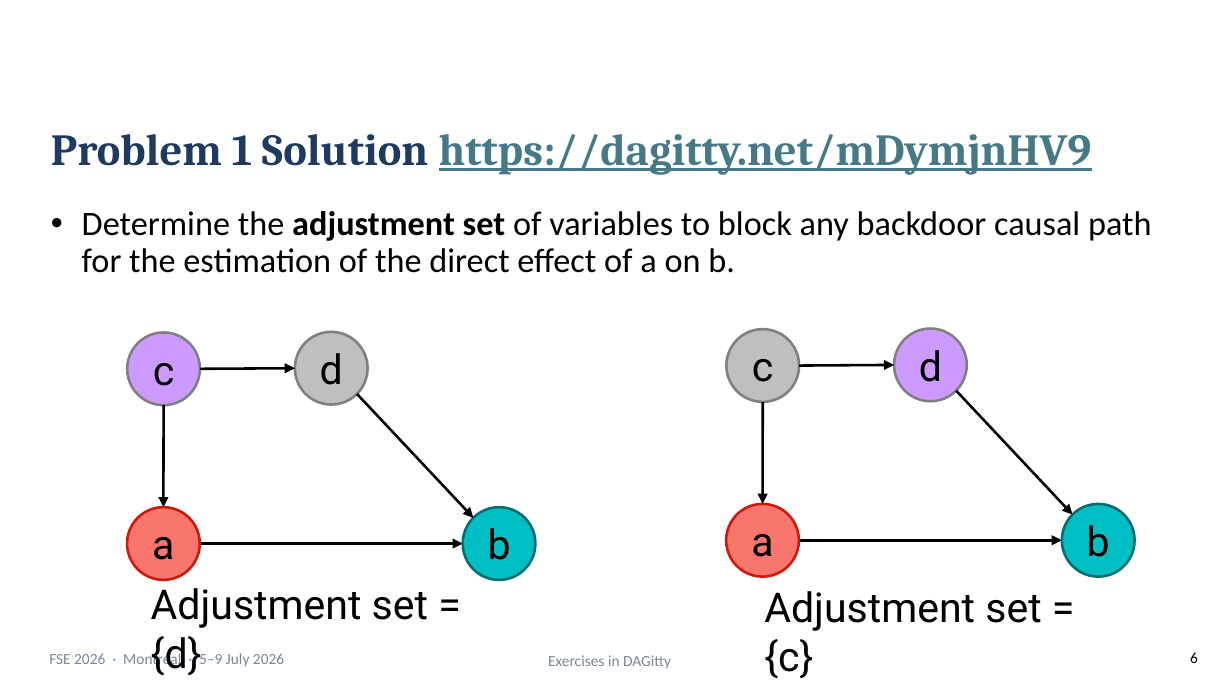
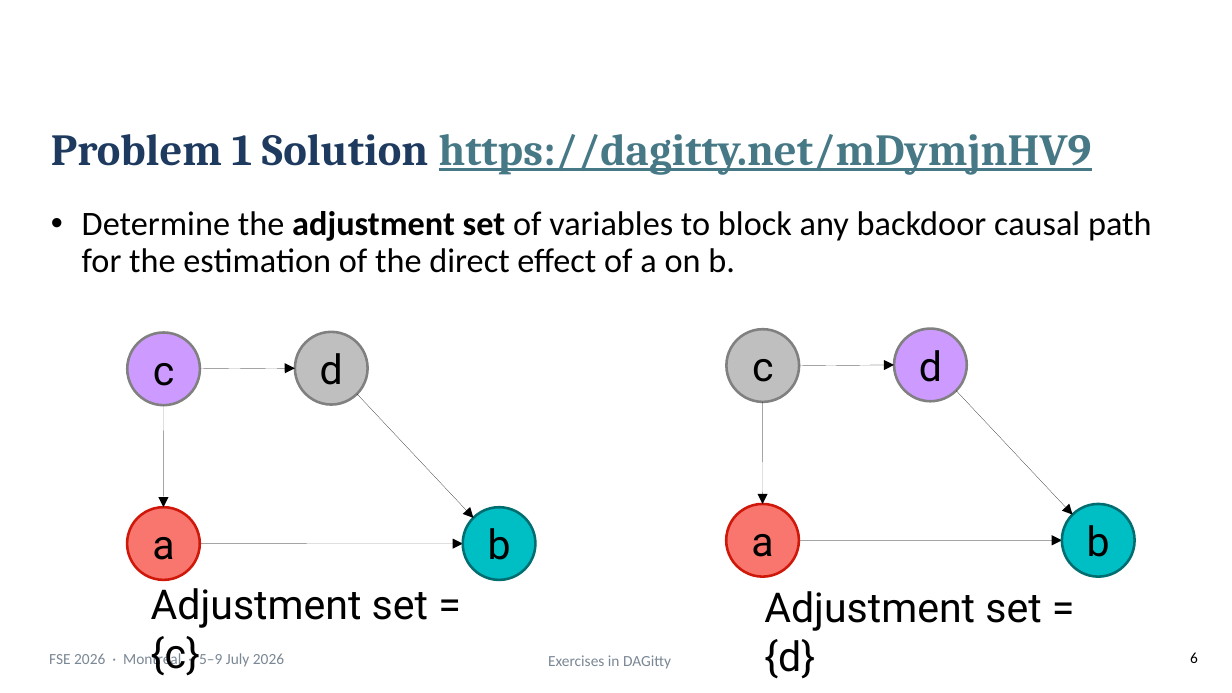
Before and after one commit to martinheyn/CI4SE_Tutorial, a slide deck: slide 6 of slides/Part 4 DAGitty Exercises.pptx. Drawn at 1232x693 pixels with LibreOffice and Linux fonts; fonts in the diff are those of the drawing; background and template pictures are left out. Boxes give left, top, right and bottom in pixels: in the first picture for what was removed or moved away, otherwise in the second. Text is boxed around its words. In the diff, an @@ line names an element or a change of style, - is before the commit and + after.

```diff
--- a/slides/Part 4 DAGitty Exercises.pptx
+++ b/slides/Part 4 DAGitty Exercises.pptx
@@ arrow (200, 368) - (294, 368): stroke #000000 1.5 pt to #000000 0.75 pt @@
@@ arrow (800, 366) - (894, 365): stroke #000000 1.5 pt to #000000 0.75 pt @@
@@ arrow (164, 405) - (164, 508): stroke #000000 1.5 pt to #000000 0.75 pt @@
@@ arrow (357, 394) - (473, 517): stroke #000000 1.5 pt to #000000 0.75 pt @@
@@ arrow (763, 402) - (763, 504): stroke #000000 1.5 pt to #000000 0.75 pt @@
@@ arrow (956, 391) - (1073, 515): stroke #000000 1.5 pt to #000000 0.75 pt @@
@@ arrow (200, 543) - (463, 543): stroke #000000 1.5 pt to #000000 0.75 pt @@
@@ arrow (800, 541) - (1062, 541): stroke #000000 1.5 pt to #000000 0.75 pt @@
@@ text at [151, 588, 428, 676]: text changed @@
-Adjustment set = {d}
+Adjustment set = {c}
@@ text at [764, 591, 1041, 679]: text changed @@
-Adjustment set = {c}
+Adjustment set = {d}
```
Also in this commit, not shown: 10 other slides changed, 3 other files.
